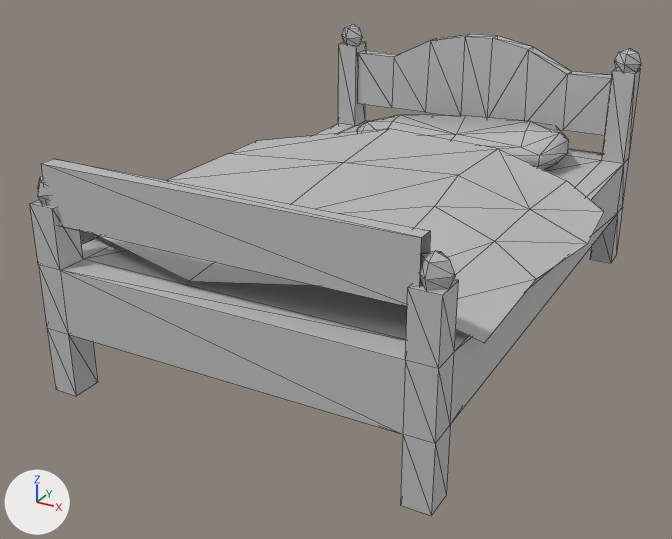
Before and after pictures for a commit that changed the FBX model Assets/Models/StaffBed.fbx.
Rendered twice from a camera (50 mm lens) standing at (0.0319, -0.0653, 0.0358) and looking at (-0.0021, -0.0035, 0.0049). Lighting does not change. The marker at lower left points along +X, +Y and +Z. Mesh edges are drawn as thin lines. Where no turn or scale is listed for an object, it has been applied to the vertices. Vertices at the same position are counted once.

Script lines for the objects in view, before the commit:
```python
me_mesh = bpy.data.meshes.new('Mesh')
me_mesh.from_pydata(...)  # 215 vertices, 334 faces; spans x -0.0185..0.0175, y -0.0231..0.023, z -0.0001..0.0203
me_mesh.materials.append(mat_lambert1)  # grey #bcbcbc
ob_staffbed = bpy.data.objects.new('StaffBed', me_mesh)
ob_staffbed.location = (0.0, 0.0, 0.0)
```
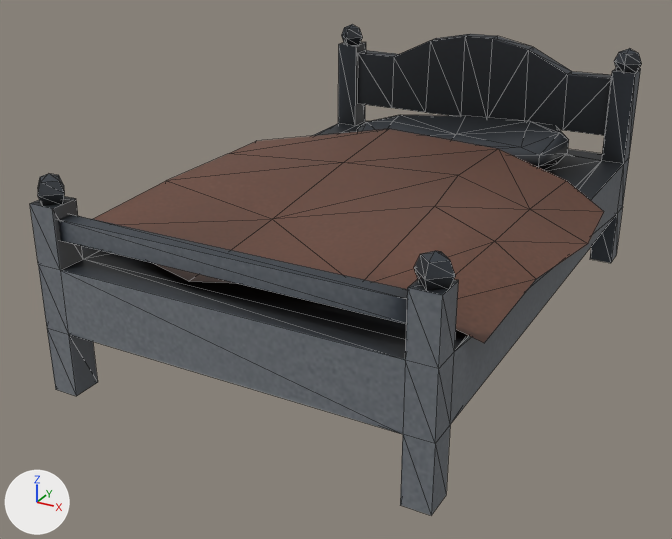
The newer file is also rescaled (x1.244) as a whole; pictures and numbers use the older file's frame.

Edits to the bpy script that builds the scene:
```text
Add img_fireplace_beds_sidetable_png:
    img_fireplace_beds_sidetable_png = load_image('Fireplace_Beds_SideTable.png', '../Textures/StaticMesh/Fireplace_Beds_SideTable.png', 1024, 1024, 'sRGB')
Add mat_lambert5:
    mat_lambert5 = principled_material('lambert5')
    mat_lambert5.texture = img_fireplace_beds_sidetable_png
Change me_mesh:
    where me_mesh.from_pydata(...)  # 215 vertices, 334 faces; spans x -0.0185..0.0175, y -0.0231..0.023, z -0.0001..0.0203
    used by ob_staffbed; location = (0.0, 0.0, 0.0)
    me_mesh part 1: the loose piece of 8 vertices spanning x -0.014..0.0136, y -0.0225..-0.0214, z 0.0131..0.0174 is scaled about its middle by (1, 1, 0.365), then moved by (0.0, 0.0, -0.0024)
    me_mesh part 2: 326 faces spanning x -0.0185..0.0175, y -0.0231..0.023, z -0.0001..0.0203 switch from mat_lambert1 (grey #bcbcbc) to mat_lambert5 (picture img_fireplace_beds_sidetable_png)
```

What differs and where, as boxes [x1, y1, x2, y2] in the pictures (672 x 539 px; the box of a moved part takes in the faces that stretch with it):
part 1 of me_mesh, moved or reshaped: before [41, 159, 430, 306]; after [58, 214, 408, 324]
part 2 of me_mesh, recoloured: [30, 25, 642, 516] in both
